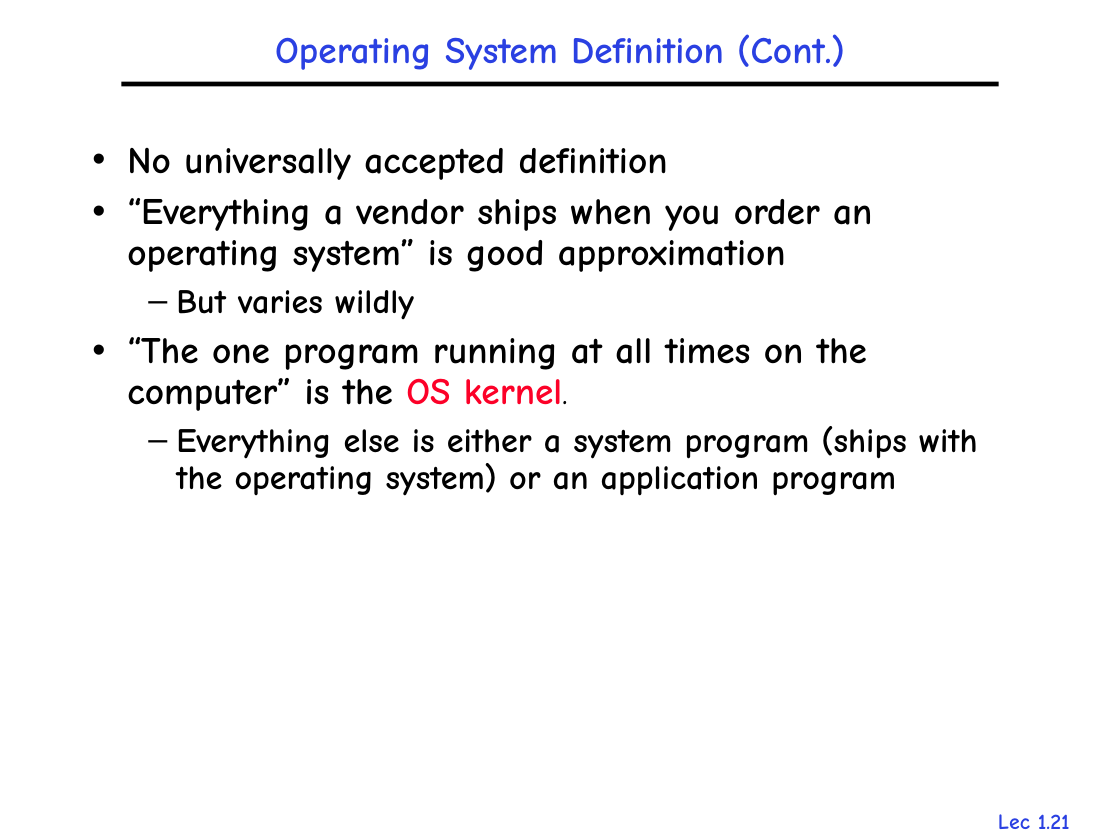
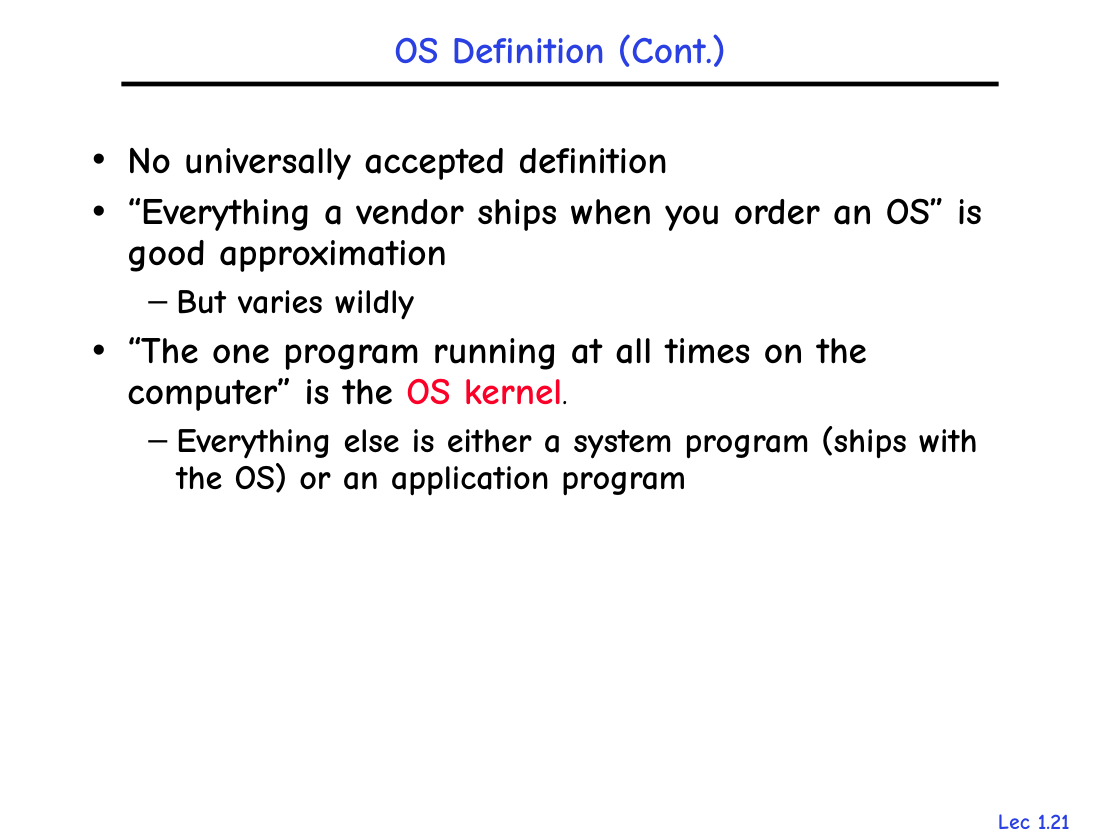
Before and after one commit to gulaoshi/gu.github.io, a slide deck: slide 21 of AdvOS/PPT+papers/L01-Overview.pptx. Drawn at 1120x840 pixels with LibreOffice and Linux fonts; fonts in the diff are those of the drawing. Boxes give left, top, right and bottom in pixels: in the first picture for what was removed or moved away, otherwise in the second. Text is boxed around its words. In the diff, an @@ line names an element or a change of style, - is before the commit and + after.

```diff
--- a/AdvOS/PPT+papers/L01-Overview.pptx
+++ b/AdvOS/PPT+papers/L01-Overview.pptx
@@ title at (x1=394, y1=34, x2=726, y2=67): text changed @@
-Operating System Definition (Cont.)
+OS Definition (Cont.)
@@ text at (x1=127, y1=198, x2=982, y2=272): text changed @@
-• “Everything a vendor ships when you order an operating system” is good approximation
+• “Everything a vendor ships when you order an OS” is good approximation
@@ text at (x1=176, y1=426, x2=978, y2=496): text changed @@
-  – Everything else is either a system program (ships with the operating system) or an application program
+  – Everything else is either a system program (ships with the OS) or an application program
```
Also in this commit, not shown: 11 other slides changed, 6 other files.
